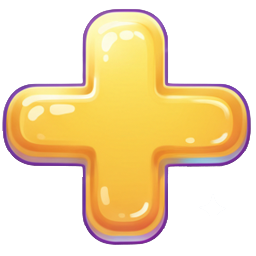
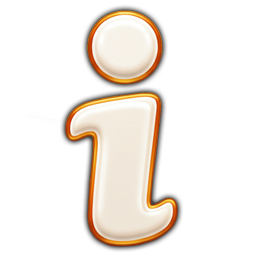
Revision of a layered (256, 256) image; what changed, layer by layer:
added layer "Layer 4" above "Layer 1 copy" over (x1=28, y1=10, x2=217, y2=247)
hid "Layer 1" over (x1=2, y1=8, x2=251, y2=245)
